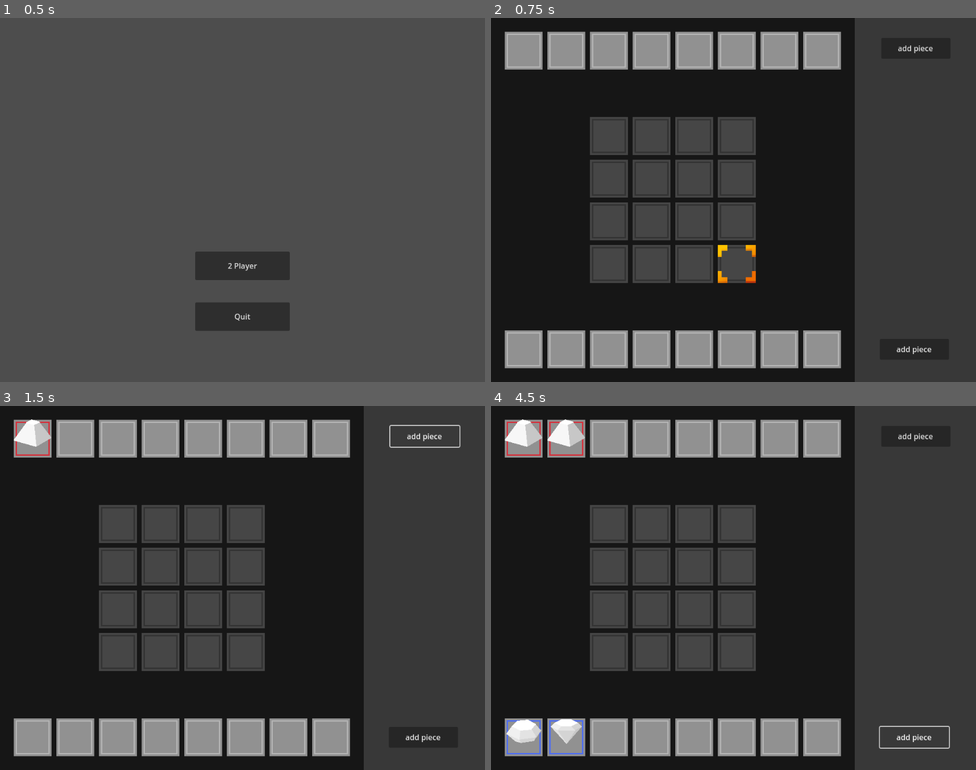
Above: before the commit, frames 1-4 (two rows, left to right).
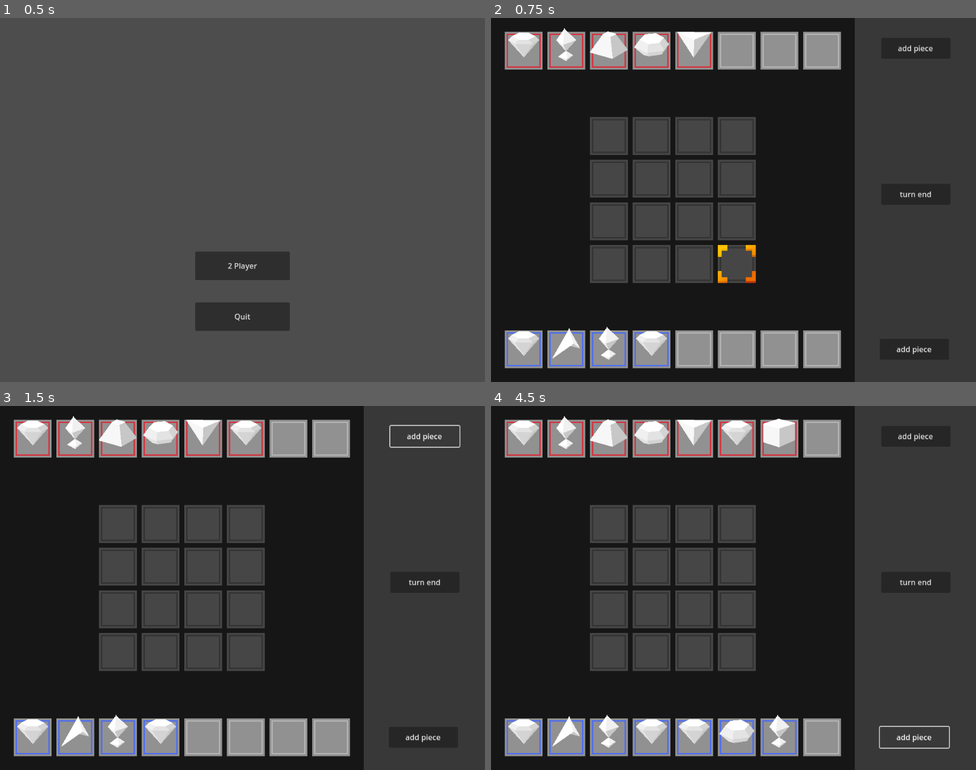
Above: after the commit, the same moments.

Repository: AaronCheng1996/AfternoonBrainstorming_godot
Game: Godot game, scene res://scenes/main.tscn
Two runs of this game, one before a commit and one after it. Both use one fixed random seed, a clock stepped at 60 frames per second and the inputs below.
Inputs (mouse positions are in pixels of both pictures, inside the frame that each line leads up to):
- Up to frame 1 (0.5 s): no input
- Up to frame 2 (0.75 s): click "2 Player" at 0.5 s
- Up to frame 3 (1.5 s): click "add piece" at 1.25 s
- Up to frame 4 (4.5 s): click "add piece" at 2 s; click (917, 580) at 2.75 s, where only the run after the commit has a clickable "turn end"; click "add piece" at 3.5 s; click "add piece" at 4.25 s

Frame 1 is identical in both runs. In frame 2, 3.2% of the frame differs, in the area x 3-91%, y 2-96%; in frame 3, 3.4%; in frame 4, 4.8%, in the area x 2-91%, y 2-96%.

Commit message:
新增功能
新增以下功能：
1. 生成測試牌堆
2. 從牌堆抽牌
3. 回合輪替
4. 回合開始抽牌
5. 回合結算雛形

修正：
1. 修改tilemap為component
2. 程式預留動畫空間

Diff:
--- a/scenes/board.tscn
+++ b/scenes/board.tscn
@@ -1,10 +1,10 @@
 [gd_scene load_steps=10 format=3 uid="uid://du428wt07wtcc"]
 
 [ext_resource type="Script" path="res://script/control.gd" id="1_ogsvn"]
+[ext_resource type="PackedScene" uid="uid://brpgbxa0bq0fe" path="res://scenes/component/tilemap_component.tscn" id="2_p1muq"]
 [ext_resource type="Texture2D" uid="uid://bryypwdb4ppkn" path="res://img/board/board_slot.png" id="2_u2t6a"]
 [ext_resource type="Texture2D" uid="uid://c6x273lnsmbb7" path="res://img/board/hand_slot.png" id="3_6j2kn"]
 [ext_resource type="Texture2D" uid="uid://fr2fg45dg8co" path="res://img/board/selected_slot.png" id="4_2auoy"]
-[ext_resource type="Script" path="res://script/tile_map.gd" id="5_27d20"]
 
 [sub_resource type="TileSetAtlasSource" id="TileSetAtlasSource_bfj3p"]
 texture = ExtResource("2_u2t6a")
@@ -61,20 +61,34 @@
 offset_bottom = 721.0
 text = "add piece"
 
+[node name="TurnEndButton" type="Button" parent="."]
+layout_mode = 0
+offset_left = 824.0
+offset_top = 350.0
+offset_right = 970.0
+offset_bottom = 394.0
+text = "turn end"
+
 [node name="Board" type="ColorRect" parent="."]
 layout_mode = 0
 offset_right = 768.0
 offset_bottom = 768.0
 color = Color(0.0885599, 0.0885599, 0.0885599, 1)
 
-[node name="TileMap" type="TileMap" parent="Board"]
-position = Vector2(24, 24)
+[node name="TileMap" parent="Board" instance=ExtResource("2_p1muq")]
+
+[node name="slot" type="TileMapLayer" parent="Board/TileMap"]
+use_parent_material = true
 tile_set = SubResource("TileSet_7sx3d")
 rendering_quadrant_size = 90
-format = 2
-layer_1/name = "Layer1"
-layer_2/name = "Layer2"
-script = ExtResource("5_27d20")
+
+[node name="attack_target" type="TileMapLayer" parent="Board/TileMap"]
+use_parent_material = true
+tile_set = SubResource("TileSet_7sx3d")
+
+[node name="select" type="TileMapLayer" parent="Board/TileMap"]
+use_parent_material = true
+tile_set = SubResource("TileSet_7sx3d")
 
 [node name="Pieces" type="Node2D" parent="Board"]
 
@@ -84,4 +98,5 @@
 
 [connection signal="pressed" from="Button" to="." method="_on_button_pressed"]
 [connection signal="pressed" from="Button2" to="." method="_on_button_2_pressed"]
+[connection signal="pressed" from="TurnEndButton" to="." method="_on_turn_end_button_pressed"]
 [connection signal="gui_input" from="Board" to="Board/TileMap" method="_on_board_gui_input"]
--- /dev/null
+++ b/scenes/component/tilemap_component.tscn
@@ -0,0 +1,36 @@
+[gd_scene load_steps=9 format=3 uid="uid://brpgbxa0bq0fe"]
+
+[ext_resource type="Texture2D" uid="uid://bryypwdb4ppkn" path="res://img/board/board_slot.png" id="1_x5r3n"]
+[ext_resource type="Texture2D" uid="uid://c6x273lnsmbb7" path="res://img/board/hand_slot.png" id="2_p2775"]
+[ext_resource type="Texture2D" uid="uid://fr2fg45dg8co" path="res://img/board/selected_slot.png" id="3_vslbp"]
+[ext_resource type="Script" path="res://script/component/tilemap_component.gd" id="4_c5xs7"]
+
+[sub_resource type="TileSetAtlasSource" id="TileSetAtlasSource_bfj3p"]
+texture = ExtResource("1_x5r3n")
+texture_region_size = Vector2i(80, 80)
+0:0/0 = 0
+
+[sub_resource type="TileSetAtlasSource" id="TileSetAtlasSource_neurl"]
+texture = ExtResource("2_p2775")
+texture_region_size = Vector2i(80, 80)
+0:0/0 = 0
+
+[sub_resource type="TileSetAtlasSource" id="TileSetAtlasSource_yyrd2"]
+texture = ExtResource("3_vslbp")
+texture_region_size = Vector2i(80, 80)
+0:0/0 = 0
+
+[sub_resource type="TileSet" id="TileSet_7sx3d"]
+tile_size = Vector2i(90, 90)
+sources/0 = SubResource("TileSetAtlasSource_bfj3p")
+sources/1 = SubResource("TileSetAtlasSource_neurl")
+sources/2 = SubResource("TileSetAtlasSource_yyrd2")
+
+[node name="TileMap" type="TileMap"]
+position = Vector2(24, 24)
+tile_set = SubResource("TileSet_7sx3d")
+rendering_quadrant_size = 90
+format = 2
+layer_1/name = "Layer1"
+layer_2/name = "Layer2"
+script = ExtResource("4_c5xs7")
--- a/scenes/piece.tscn
+++ b/scenes/piece.tscn
@@ -27,6 +27,9 @@
 "values": [false]
 }
 
+[sub_resource type="Animation" id="Animation_27a3y"]
+resource_name = "damaged"
+
 [sub_resource type="Animation" id="Animation_sab8m"]
 resource_name = "select"
 length = 0.5
@@ -43,9 +46,6 @@
 "update": 1,
 "values": [false, true]
 }
-
-[sub_resource type="Animation" id="Animation_27a3y"]
-resource_name = "damaged"
 
 [sub_resource type="AnimationLibrary" id="AnimationLibrary_xt36v"]
 _data = {
--- a/script/control.gd
+++ b/script/control.gd
@@ -5,60 +5,93 @@
 @onready var p1_pieces = $Board/Pieces/Player1
 @onready var p2_pieces = $Board/Pieces/Player2
 @onready var tilemap = $Board/TileMap
-#場面上棋子
+#牌庫
+var deck_size = 12
+var deck := []
+#場面
 var gird_size = 4
+var board_piece_dic := {}
+#手牌
 var hand_size = 8
-var board_piece_dic := {}
+var starter_hand_count = 4
 var hand_piece_array := []
 #棋子座標修正
 var icon_offset := Vector2(-16, -28)
 #選定的棋子
 var piece_selected = null
+#當前回合
+var player_turn = 0
+#分數
+var score = 15
 
 #生成
 func _ready() -> void:
-	#加入2位玩家
-	for i in range(2):
-		hand_piece_array.append([])
-		#填充 0 進入佇列
-		hand_piece_array[i].resize(hand_size)
-		hand_piece_array[i].fill(0)
-	#生成棋盤
+	#生成棋盤陣列
 	for x in gird_size:
 		for y in gird_size:
 			board_piece_dic[str(Vector2(x + 2, y + 2))] = 0
+	#生成2位玩家手牌陣列
+	for player in range(2):
+		hand_piece_array.append([])
+		hand_piece_array[player].resize(hand_size)
+		hand_piece_array[player].fill(0)
+
+		#測試用 牌庫陣列
+		create_test_deck(player)
+
+		for j in range(starter_hand_count):
+			draw_piece(player)
 
 	tilemap.tile_selected.connect(_on_tile_clicked)
+	start_turn(0)
 
 #每 frame 執行
 func _process(delta: float) -> void:
 	pass
 
-#region 抽牌
-
-#將棋子放入手上
-func add_piece_to_hand(piece_type, player) -> void:
+#region 流程
+
+#回合開始
+func start_turn(player) -> void:
+	select_piece(null)
+	draw_piece(player)
+
+#回合結束
+func end_turn() -> void:
+	calculate_score(player_turn)
+	if player_turn == 0:
+		player_turn = 1
+	else:
+		player_turn = 0
+	start_turn(player_turn)
+
+#抽牌
+func draw_piece(player) -> void:
 	if hand_piece_array[player].count(0) <= 0: #手上沒有空間
 		return
-	#生成棋子
-	var new_piece = piece_scene.instantiate()
+	if deck[player].size() == 0: #空牌庫
+		return
+
+	var piece = deck[player].pop_front()
 	if player == 0:
-		p1_pieces.add_child(new_piece)
-	else:
-		p2_pieces.add_child(new_piece)
-	new_piece.player = player
-	new_piece.init(piece_type)
-	#尋找手上空格並生成
+		p1_pieces.add_child(piece)
+	else:
+		p2_pieces.add_child(piece)
 	var empty = hand_piece_array[player].find(0)
-	new_piece.global_position = tilemap.map_to_local(Vector2(empty, player * 7)) + icon_offset
-	new_piece.location = Vector2(empty, player * 7)
-	hand_piece_array[player][empty] = new_piece
+	piece.load_icon()
+	piece.global_position = tilemap.map_to_local(Vector2(empty, player * 7)) + icon_offset
+	piece.location = Vector2(empty, player * 7)
+	hand_piece_array[player][empty] = piece
 	#連結
-	new_piece.piece_selected.connect(_on_piece_selected)
-	new_piece.piece_attack.connect(_on_piece_attack)
-	new_piece.mouse_on_attack.connect(_on_mouse_on_attack)
-	new_piece.mouse_out_attack.connect(_on_mouse_out_attack)
-	new_piece.piece_death.connect(_on_piece_death)
+	piece.piece_selected.connect(_on_piece_selected)
+	piece.piece_attack.connect(_on_piece_attack)
+	piece.mouse_on_attack.connect(_on_mouse_on_attack)
+	piece.mouse_out_attack.connect(_on_mouse_out_attack)
+	piece.piece_death.connect(_on_piece_death)
+
+#計分
+func calculate_score(player) -> void:
+	pass
 
 #endregion
 
@@ -66,6 +99,8 @@
 
 #選取棋子
 func _on_piece_selected(piece):
+	if not player_turn == piece.player:
+		return
 	if not piece_selected: #若目前沒有選定的棋子
 		select_piece(piece)
 	else: #若目前已有選定的棋子
@@ -133,6 +168,8 @@
 		piece_selected = piece
 		piece_selected.select(true)
 	else: #取消選定
+		if piece_selected == null:
+			return
 		piece_selected.select(false)
 		piece_selected = null
 
@@ -178,7 +215,7 @@
 
 #endregion
 
-#region 工具
+#region 判斷
 
 #判斷棋子是否在棋盤上
 func is_on_board(location: Vector2i) -> bool:
@@ -204,12 +241,32 @@
 
 #加入棋子
 func _on_button_pressed() -> void:
-	var random_index = randi() % piece_type.size()
-	var piece_type = piece_type[random_index]
-	add_piece_to_hand(piece_type, 0)
+	draw_piece(0)
+
 func _on_button_2_pressed() -> void:
-	var random_index = randi() % piece_type.size()
-	var piece_type = piece_type[random_index]
-	add_piece_to_hand(piece_type, 1)
-
-#endregion
+	draw_piece(1)
+
+#切換回合
+func _on_turn_end_button_pressed() -> void:
+	end_turn()
+
+#生成測試用牌堆
+func create_test_deck(player : int) -> void:
+	deck.append([])
+	for i in range(deck_size):
+		var random_index = randi() % piece_type.size()
+		var type = piece_type[random_index]
+
+		var new_piece = piece_scene.instantiate()
+		new_piece.player = player
+		new_piece.type = type
+
+		new_piece.piece_selected.connect(_on_piece_selected)
+		new_piece.piece_attack.connect(_on_piece_attack)
+		new_piece.mouse_on_attack.connect(_on_mouse_on_attack)
+		new_piece.mouse_out_attack.connect(_on_mouse_out_attack)
+		new_piece.piece_death.connect(_on_piece_death)
+
+		deck[player].append(new_piece)
+
+#endregion
--- a/script/piece.gd
+++ b/script/piece.gd
@@ -31,8 +31,8 @@
 	pass
 
 #外觀
-func init(piece_name: int) -> void:
-	icon_path.texture = load(DataHandler.assets[piece_name])
+func load_icon() -> void:
+	icon_path.texture = load(DataHandler.assets[type])
 	if player == 0:
 		player_effect.texture = load("res://img/piece/player/red_filter.png")
 	else:
@@ -60,10 +60,14 @@
 	if event.is_action_pressed("mouse_left"):
 		emit_signal("piece_selected", self)
 
+#受到傷害時
 func _on_damaged() -> void:
+	#預留：受傷動畫
 	pass
 
+#死亡時
 func _on_death() -> void:
+	#預留：死亡動畫
 	emit_signal("piece_death", self)
 
 #攻擊鍵
--- a/shader/selected_flash.tres
+++ b/shader/selected_flash.tres
@@ -61,7 +61,6 @@
 
 }
 "
-graph_offset = Vector2(-270.04, 21.5564)
 mode = 1
 flags/light_only = false
 nodes/fragment/0/position = Vector2(820, 140)
Renamed: script/tile_map.gd -> script/component/tilemap_component.gd
